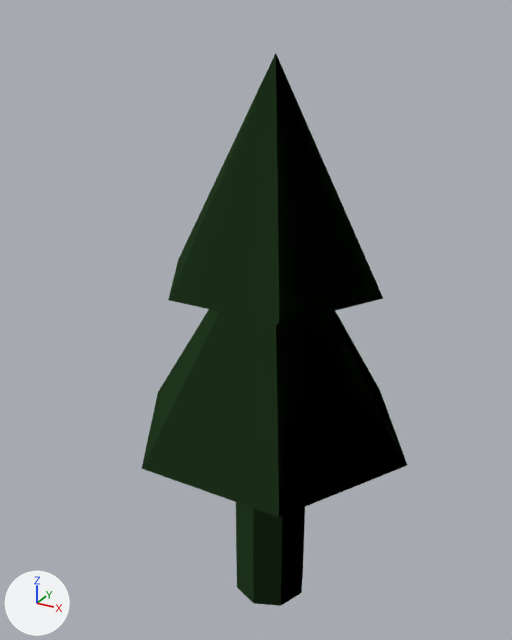
A saved change to the glTF model public/model/quaternius/nature/OakTree.glb.
One viewpoint serves both versions: a 50 mm camera at (1.6, -3.1, 3.34) aimed at (-0.1, -0.01, 1.79). Every picture has the same lights, and +X, +Y and +Z are marked at lower left. The first picture is the older version. Vertices at exactly the same position are counted once.

Names of what the first picture shows: 'filler_OakTree'.
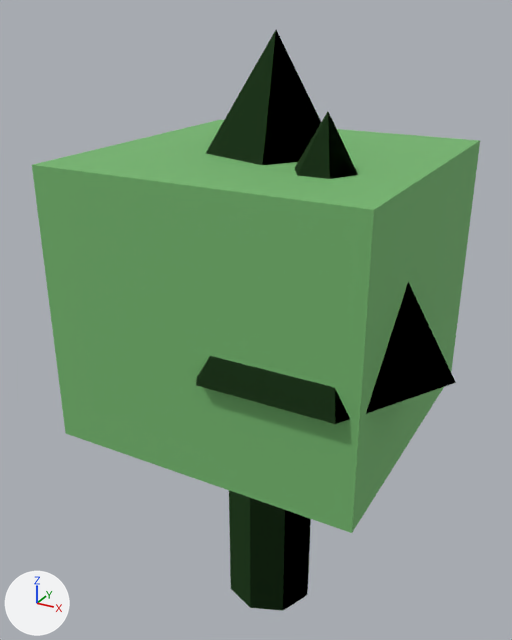
What changed in the scene script:
```text
Change me_oaktree:
    used by ob_filler_oaktree; location = (0.0, 0.0, 0.0)
    remove me_oaktree.from_pydata(...)  # 32 vertices, 48 faces; spans x -0.8..0.8, y -0.69..0.69, z 0.0..3.15
    add me_oaktree.from_pydata(...)  # 46 vertices, 68 faces; spans x -1.0..1.05, y -0.86..0.82, z 0.0..3.25
    me_oaktree part 1: the loose piece of 18 vertices spanning x -0.22..0.22, y -0.22..0.22, z 0.0..1.5 is scaled about the mesh origin by (1.18, 1.18, 1.07)
    me_oaktree part 2: a new loose piece, a box spanning x -0.8..0.8, y -0.8..0.8, z 1.3..2.7, in mat_nature_oaktree_material (green #76b86f)
    me_oaktree part 3: a new loose piece, a 6-sided cone pointing to +z spanning x -0.25..1.05, y -0.86..0.26, z 1.85..2.95, in mat_nature_oaktree_material (green #76b86f)
    me_oaktree part 4: a new loose piece, a 5-sided cone pointing to +z spanning x -0.44..0.55, y -0.52..0.52, z 2.35..3.25, in mat_nature_oaktree_material (green #76b86f)
    me_oaktree part 5: the loose piece of 7 vertices spanning x -0.6..0.6, y -0.52..0.52, z 2.05..3.15 is deleted
    me_oaktree part 6: the loose piece of 7 vertices spanning x -0.8..0.8, y -0.69..0.69, z 1.15..2.45 is deleted
    other edits to the shape of me_oaktree do not show in these pictures
```

Location of each change, (x1, y1, x2, y2) in pixels of the pictures (512 x 640 px; the box of a moved part takes in the faces that stretch with it):
'filler_OakTree', reshaped (69% wider)
    before: (142, 53, 407, 606)
    after: (32, 30, 480, 611)
part 1 of me_oaktree, moved or reshaped
    before: (236, 502, 305, 606)
    after: (229, 491, 311, 611)
part 2 of me_oaktree, added (green)
    after: (32, 120, 480, 533)
part 3 of me_oaktree, added
    after: (196, 112, 456, 424)
part 4 of me_oaktree, added
    after: (206, 30, 321, 165)
part 5 of me_oaktree, deleted
    before: (168, 53, 383, 325)
part 6 of me_oaktree, deleted
    before: (142, 309, 407, 517)
